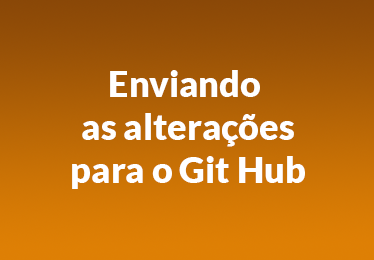
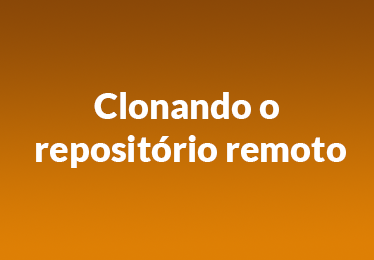
Two versions of the same layered image (374x260). Layer-by-layer changes:
added layer "Clonando o repositório remoto" above "Enviando as alterações para o Git Hub" over [36, 92, 346, 168]
hid "Enviando as alterações para o Git Hub" over [72, 70, 305, 189]
